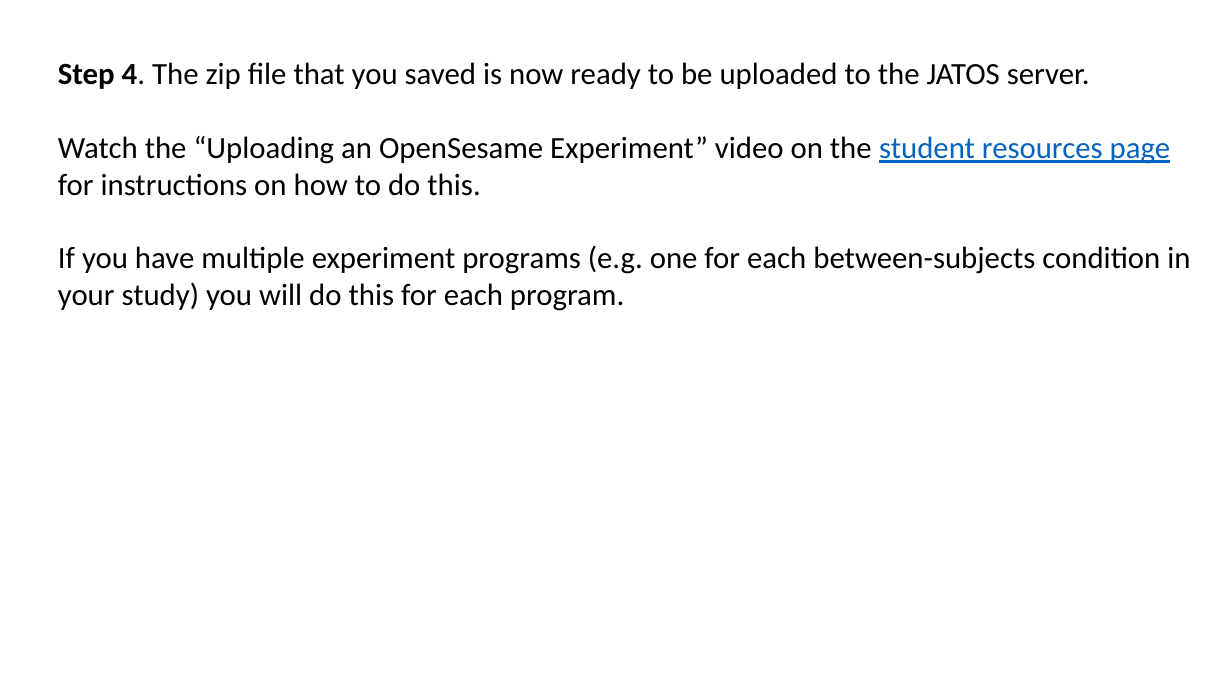
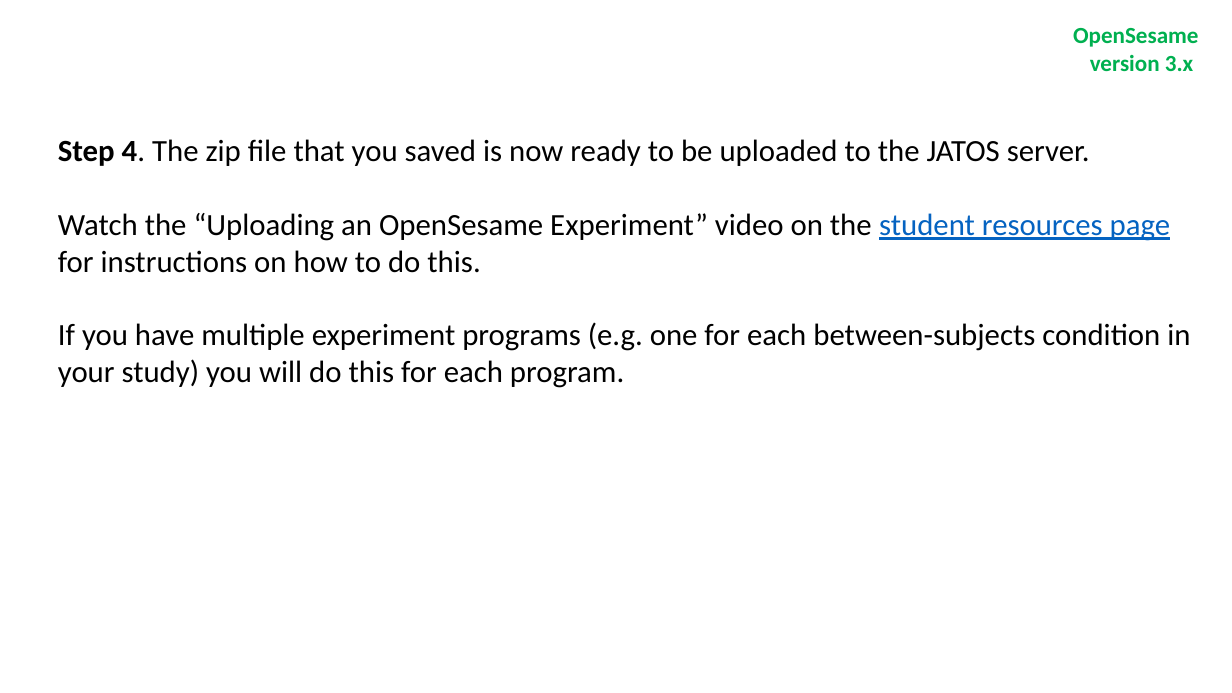
Before and after one commit to ajwills72/rmip, a slide deck: slide 6 of docs/prepare_your_online_study.pptx. Drawn at 1232x693 pixels with LibreOffice and Linux fonts; fonts in the diff are those of the drawing. Boxes give left, top, right and bottom in pixels: in the first picture for what was removed or moved away, otherwise in the second. Text is boxed around its words. In the diff, an @@ line names an element or a change of style, - is before the commit and + after.

Commit message:
updated prepare_your_online_study.pptx with instructions for OpenSesame v4

```diff
--- a/docs/prepare_your_online_study.pptx
+++ b/docs/prepare_your_online_study.pptx
@@ text added at (1073, 28, 1198, 71), 18 pt, text #00B050, bold @@
+OpenSesame
+version 3.x
@@ text "Step 4. The zip file ...": place and size @@
-text "Step 4. The zip file ..." at (58, 62, 1190, 311)
+text "Step 4. The zip file ..." at (58, 139, 1190, 388)
```
Also in this commit, not shown: 5 other slides changed, 6 slides added.
